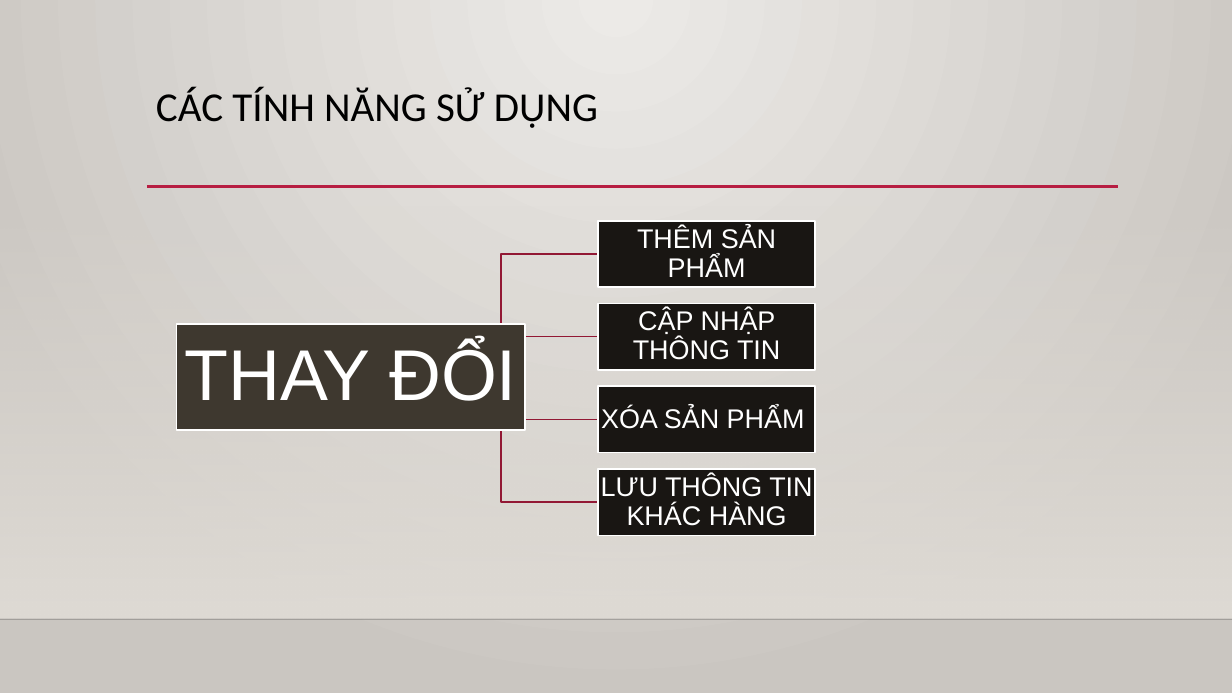
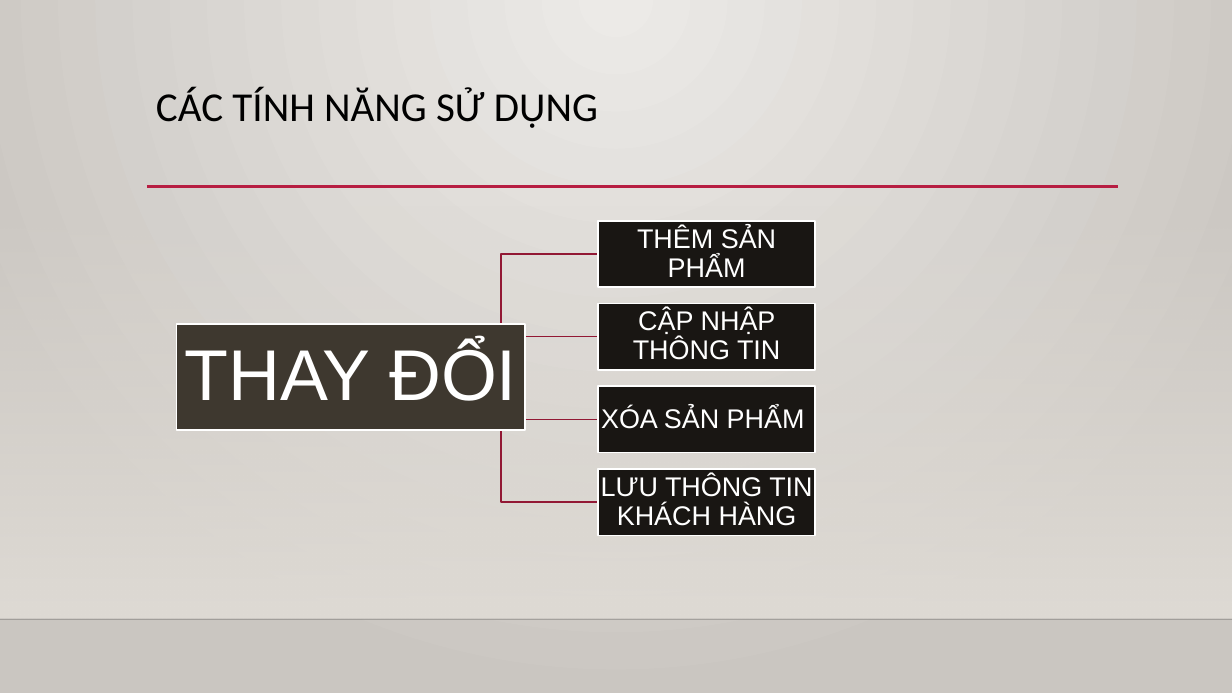
Before and after one commit to dungvankien/Mitsubishi, a slide deck: slide 3 of car mitsubishi.pptx. Drawn at 1232x693 pixels with LibreOffice and Linux fonts; fonts in the diff are those of the drawing; background and template pictures are left out. Boxes give left, top, right and bottom in pixels: in the first picture for what was removed or moved away, otherwise in the second. Text is boxed around its words. In the diff, an @@ line names an element or a change of style, - is before the commit and + after.

```diff
--- a/car mitsubishi.pptx
+++ b/car mitsubishi.pptx
@@ text at (601, 475, 812, 526): text changed @@
-LƯU THÔNG TIN KHÁC HÀNG
+LƯU THÔNG TIN KHÁCH HÀNG
```
Also in this commit, not shown: 1 other file.
